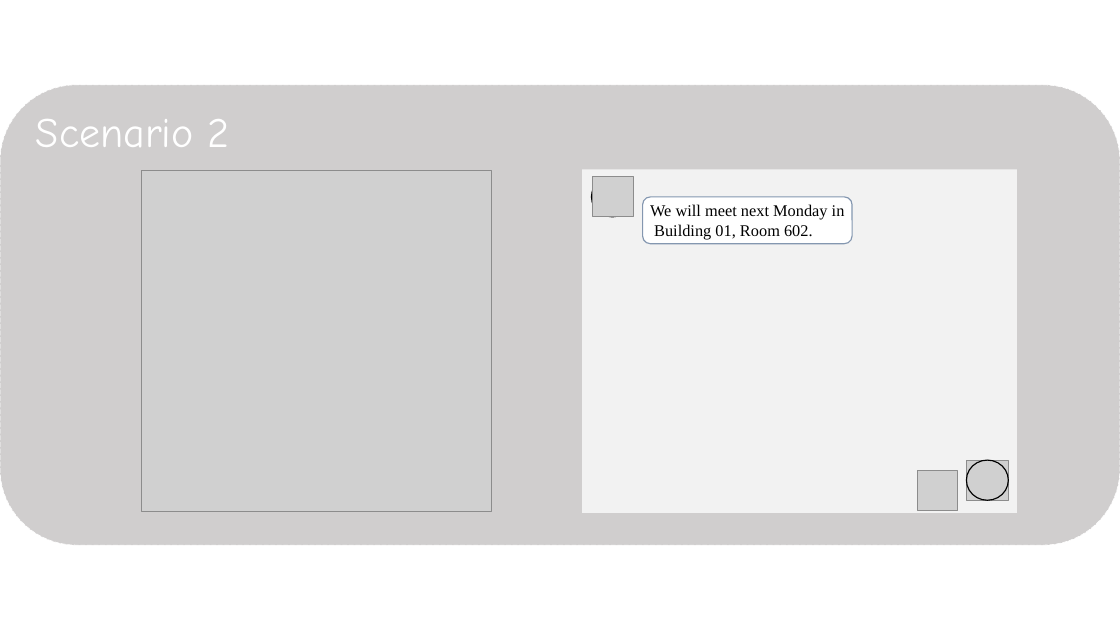
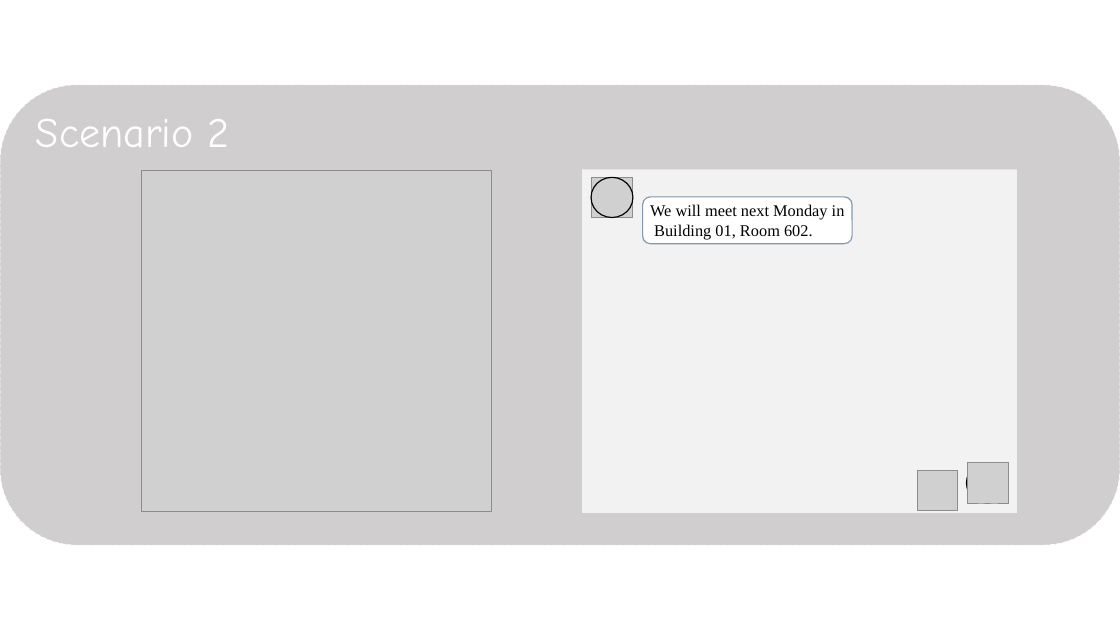
Before and after one commit to moira2k/TodoList, a slide deck: slide 5 of Documents/drawings.pptm. Drawn at 1120x630 pixels with LibreOffice and Linux fonts; fonts in the diff are those of the drawing; grey boxes stand for pictures. Boxes give left, top, right and bottom in pixels: in the first picture for what was removed or moved away, otherwise in the second. Text is boxed around its words. In the diff, an @@ line names an element or a change of style, - is before the commit and + after.

```diff
--- a/Documents/drawings.pptm
+++ b/Documents/drawings.pptm
@@ picture: place and size @@
-picture at <box>967,460,1009,501</box>
+picture at <box>592,177,634,218</box>
@@ ellipse: place and size @@
-ellipse at <box>967,460,1009,501</box>
+ellipse at <box>592,177,634,218</box>
@@ ellipse: place and size @@
-ellipse at <box>592,176,634,217</box>
+ellipse at <box>967,463,1009,503</box>
@@ picture: place and size @@
-picture at <box>593,176,634,217</box>
+picture at <box>968,463,1008,503</box>
```
Also in this commit, not shown: 2 other slides changed, 3 other files.
